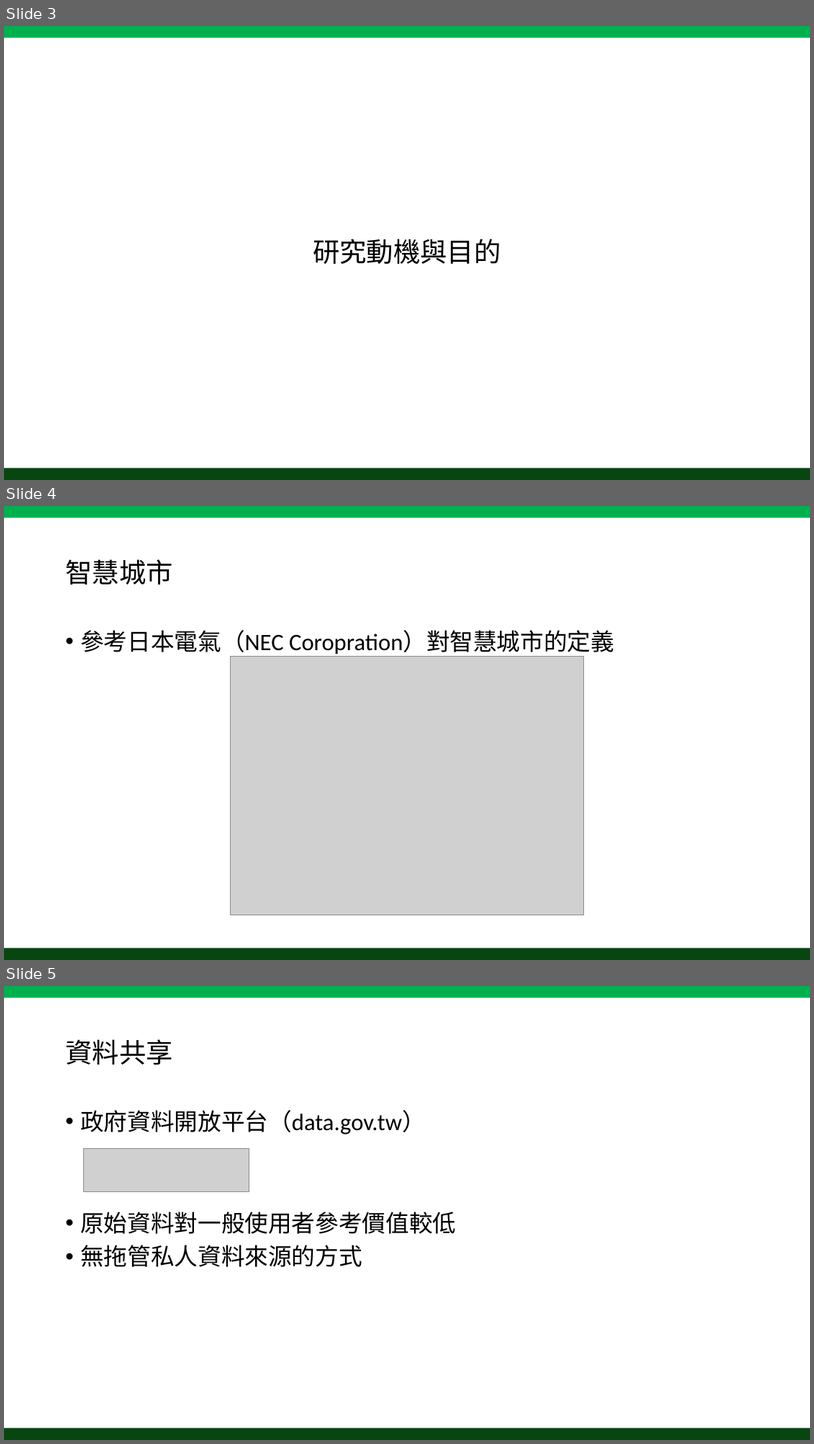
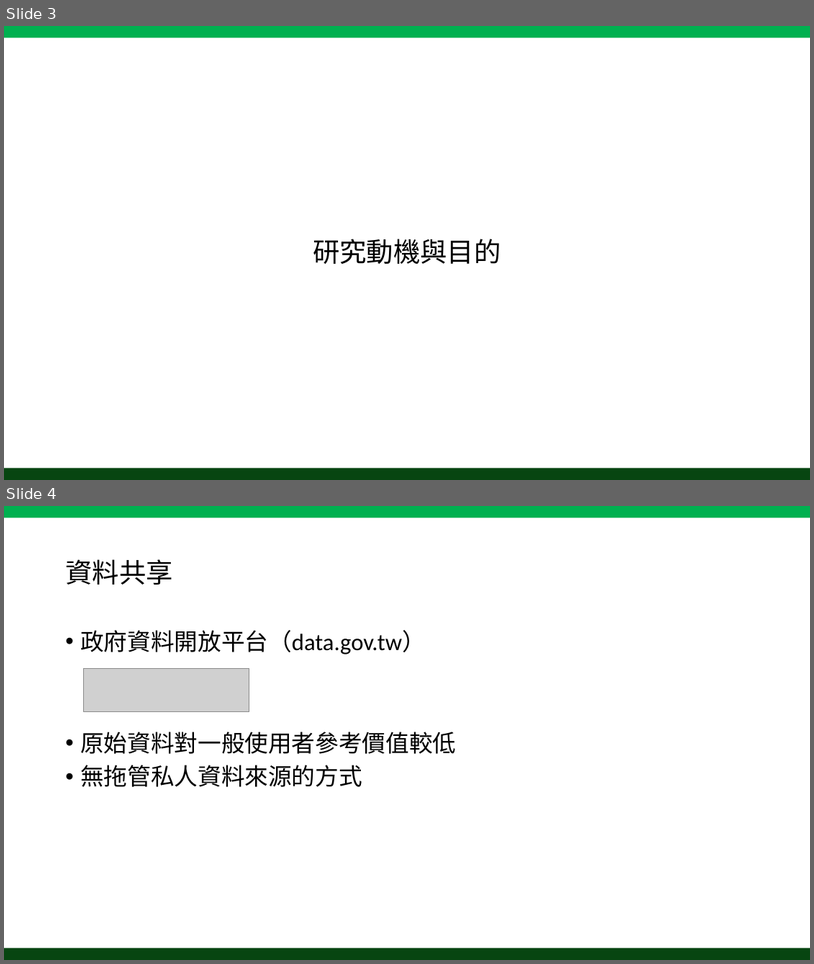
Before and after one commit to tedrong/Paper, a slide deck: Anomaly Detection and Event Alert System for IOT Integrated Management Platform.pptx. Shown one above the other, each under a label of ours: slides 3, 4 and 5 before the commit, slides 3 and 4 after it. The pictures are 814x1444 and 814x964 pixels, drawn with LibreOffice and Linux fonts; fonts in the diff are those of the drawing; grey boxes stand for pictures. Boxes give left, top, right and bottom in pixels: in the first picture for what was removed or moved away, otherwise in the second. Text is boxed around its words. In the diff, an @@ line names an element or a change of style, - is before the commit and + after.

Commit message:
writing

```diff
--- a/Anomaly Detection and Event Alert System for IOT Integrated Management Platform.pptx
+++ b/Anomaly Detection and Event Alert System for IOT Integrated Management Platform.pptx
@@ slide 4 removed at [4, 506, 810, 960], background #FFFFFF @@
@@ rectangle removed at [4, 506, 810, 518] @@
@@ title removed at [65, 559, 172, 584] @@
-智慧城市
@@ text removed at [80, 630, 615, 654] @@
-• 參考日本電氣（NEC Coropration）對智慧城市的定義
@@ picture removed at [231, 656, 584, 915] @@
@@ rectangle removed at [4, 947, 810, 960] @@
@@ what was slide 5 is now slide 4 @@
```
